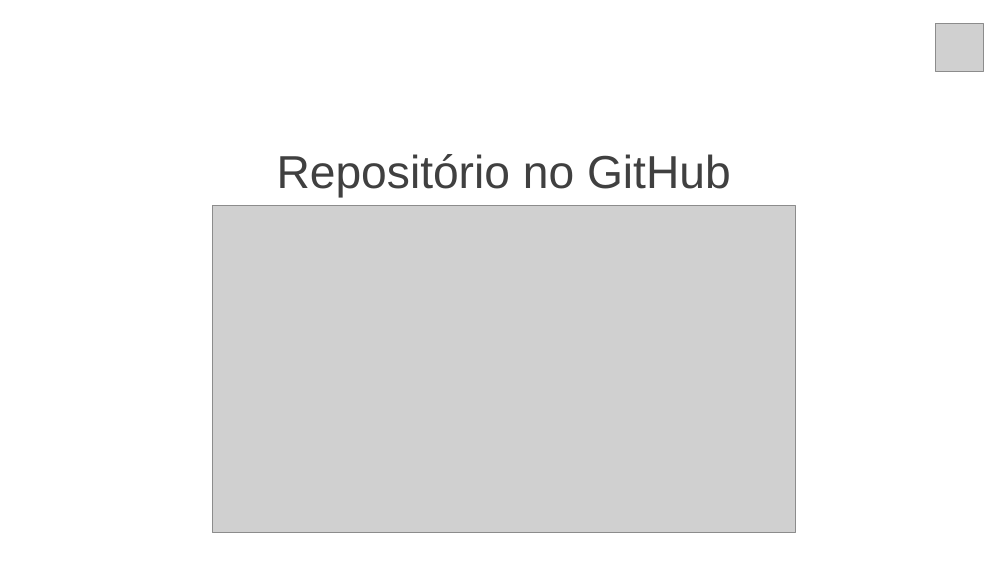
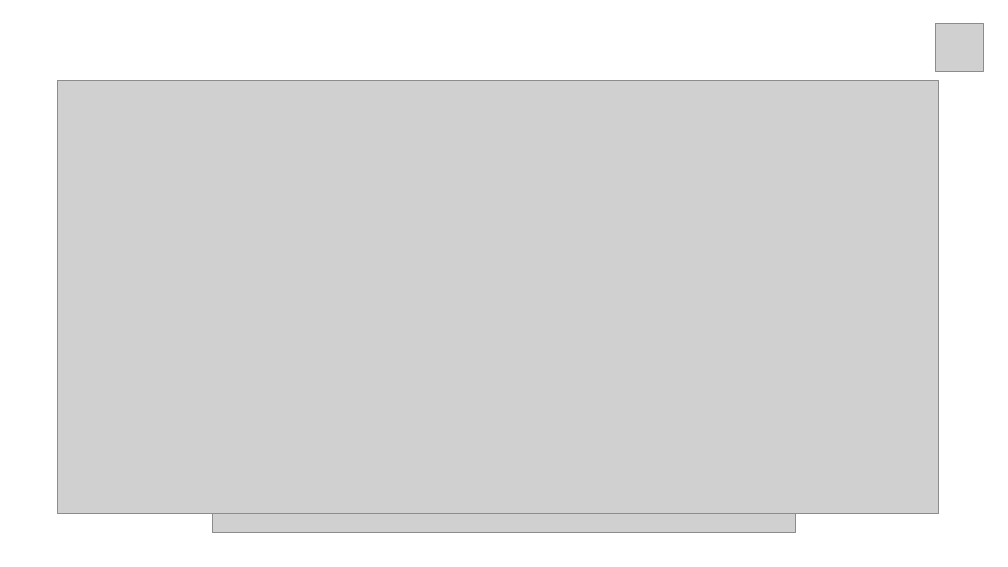
Before and after one commit to gui-ss/projeto-bandtec, a slide deck: slide 22 of Documentação/chameleon.pptx (slide 16 before the commit). Drawn at 1008x567 pixels with LibreOffice and Linux fonts; fonts in the diff are those of the drawing; grey boxes stand for pictures. Boxes give left, top, right and bottom in pixels: in the first picture for what was removed or moved away, otherwise in the second. Text is boxed around its words. In the diff, an @@ line names an element or a change of style, - is before the commit and + after.

```diff
--- a/Documentação/chameleon.pptx
+++ b/Documentação/chameleon.pptx
@@ picture added at (57,81,939,514) @@
@@ text removed at (277,154,731,197) @@
-Repositório no GitHub
```
Also in this commit, not shown: 7 slides added.
